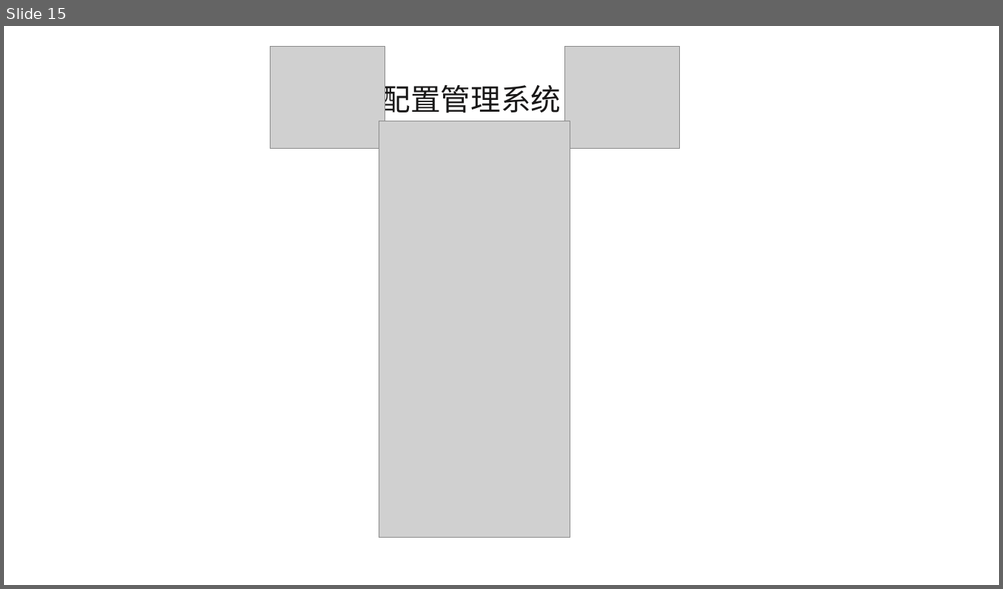
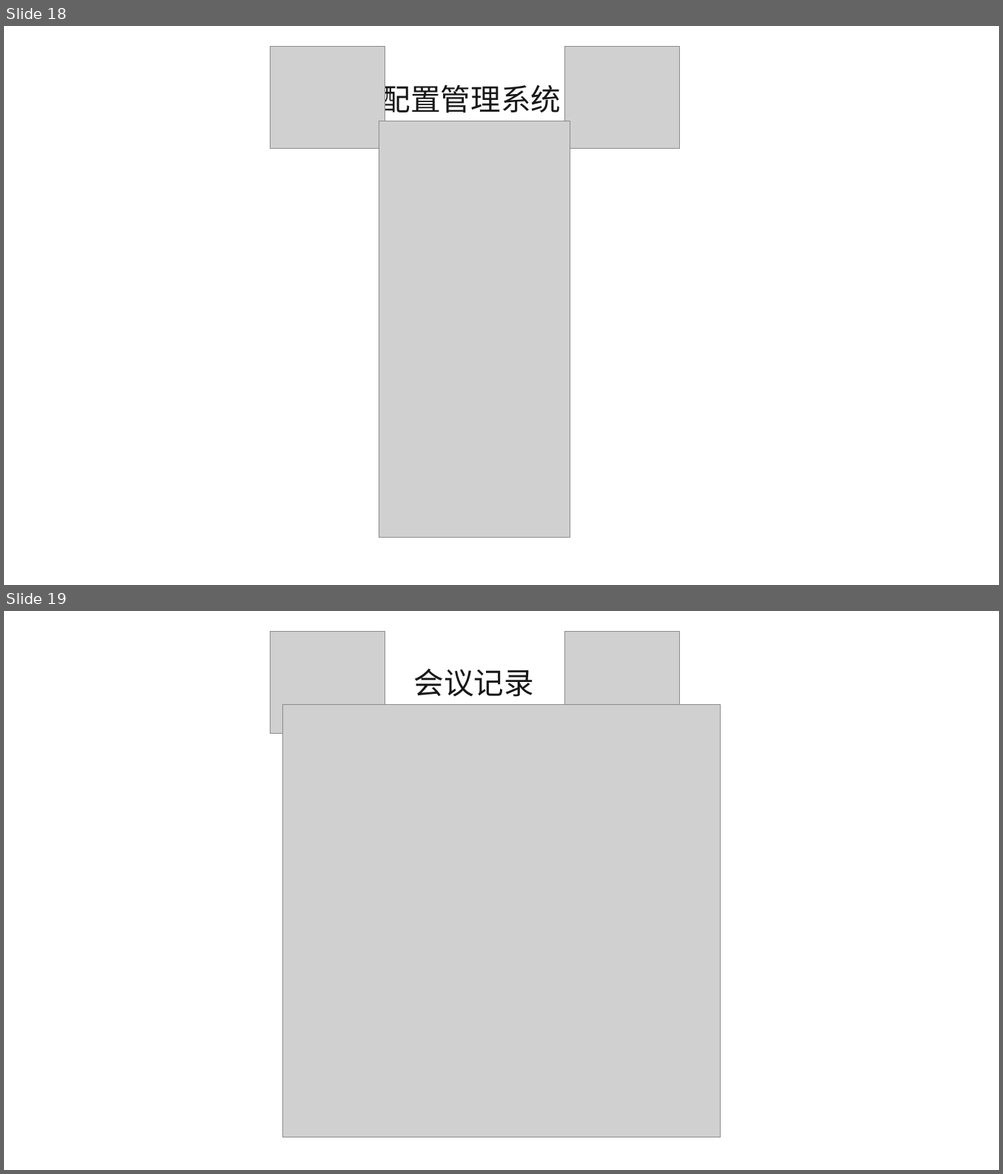
Before and after one commit to diligentsun/new-flappy-bird, a slide deck: 项目实现/项目实现PPT.pptx. Shown one above the other, each under a label of ours: slide 15 before the commit, slides 18 and 19 after it. The pictures are 1003x589 and 1003x1174 pixels, drawn with LibreOffice and Linux fonts; fonts in the diff are those of the drawing; grey boxes stand for pictures; background and template pictures are left out. Boxes give left, top, right and bottom in pixels: in the first picture for what was removed or moved away, otherwise in the second. Text is boxed around its words. In the diff, an @@ line names an element or a change of style, - is before the commit and + after.

```diff
--- a/项目实现/项目实现PPT.pptx
+++ b/项目实现/项目实现PPT.pptx
@@ slide 19 added at box(4, 611, 999, 1170), background #FFFFFF @@
@@ picture added at box(270, 632, 384, 734) @@
@@ picture added at box(564, 632, 679, 734) @@
@@ text added at box(414, 669, 534, 697), 29 pt, text #181717 @@
+会议记录
@@ picture added at box(282, 705, 720, 1138) @@
@@ what was slide 15 is now slide 18 @@
```
Also in this commit, not shown: 6 slides changed, 3 other slides added, 6 other files.
